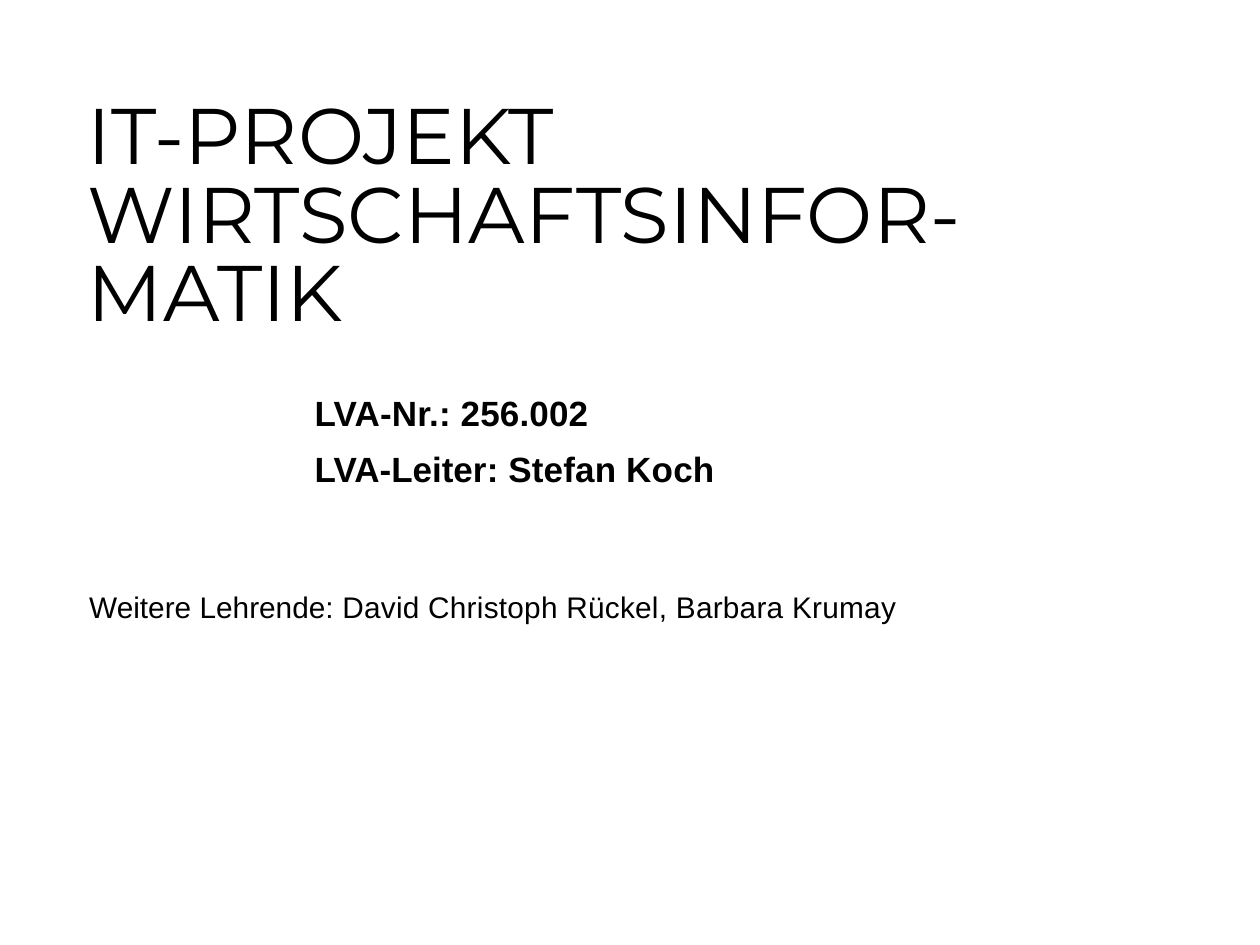
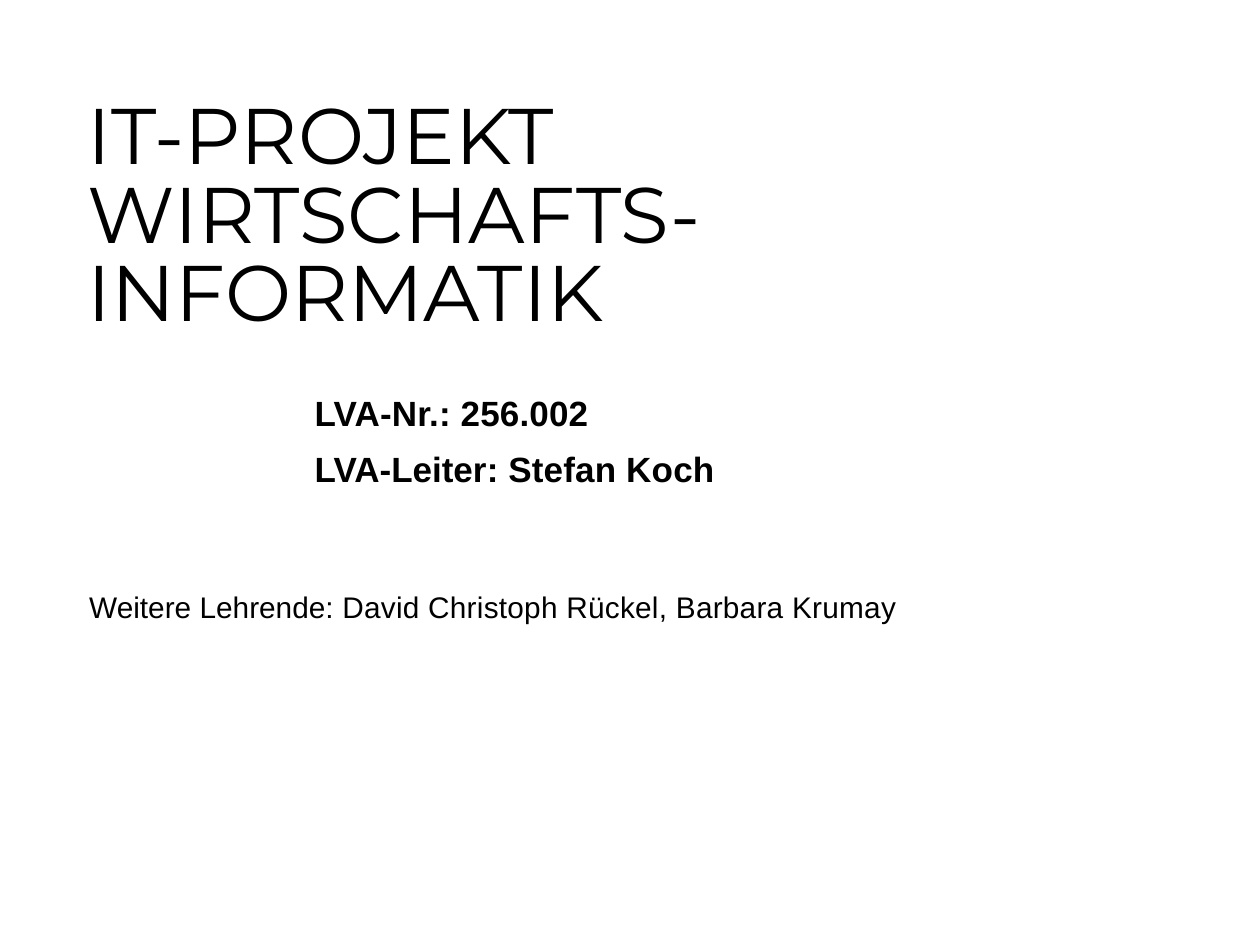
Before and after one commit to MilosTomic123/IT_Projekt_SS19, a slide deck: slide 2 of 2. Meilenstein.pptx. Drawn at 1260x945 pixels with LibreOffice and Linux fonts; fonts in the diff are those of the drawing; background and template pictures are left out. Boxes give left, top, right and bottom in pixels: in the first picture for what was removed or moved away, otherwise in the second. Text is boxed around its words. In the diff, an @@ line names an element or a change of style, - is before the commit and + after.

```diff
--- a/2. Meilenstein.pptx
+++ b/2. Meilenstein.pptx
@@ title at box(88, 108, 701, 322): text changed @@
-IT-PROJEKT WIRTSCHAFTSINFOR-MATIK
+IT-PROJEKT WIRTSCHAFTS-INFORMATIK
```
Also in this commit, not shown: 8 other slides changed, 5 slides added, 2 other files.
